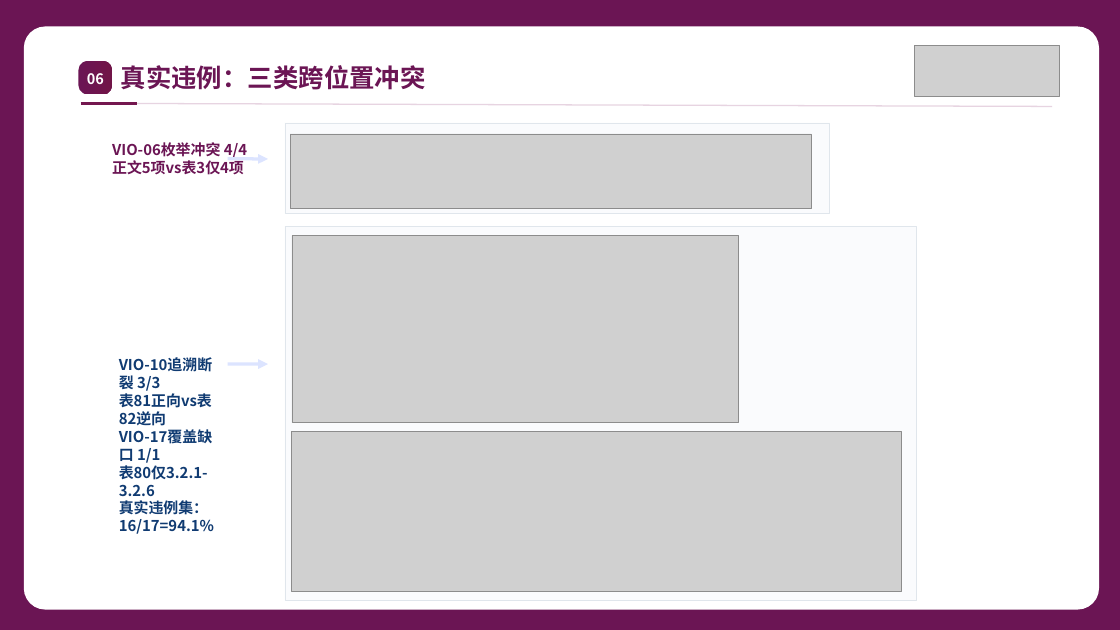
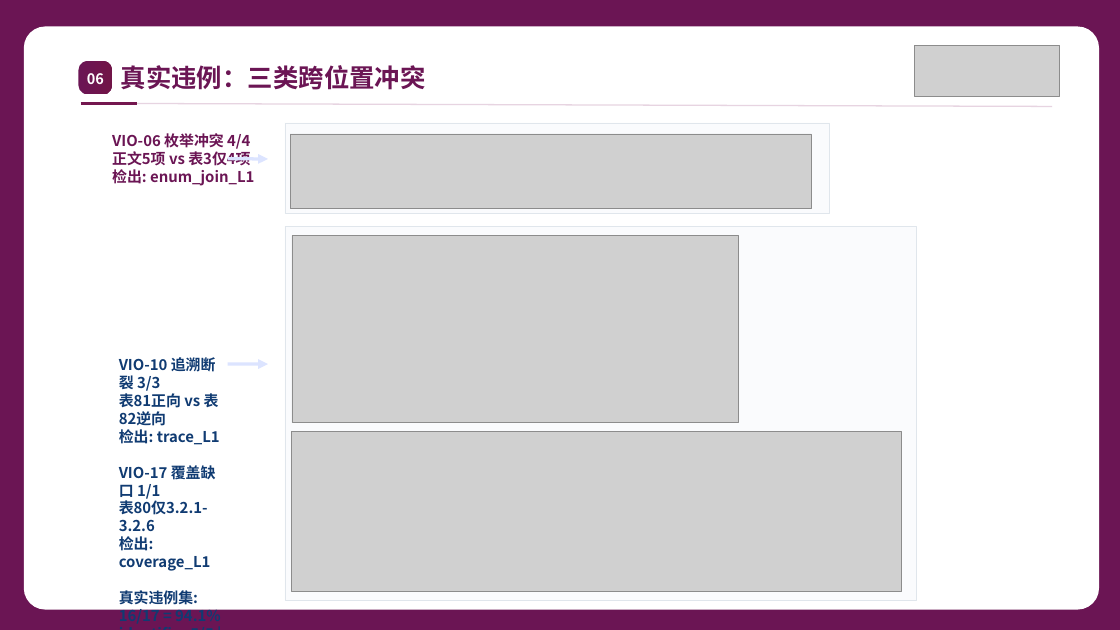
Before and after one commit to hongshi1/data-clean, a slide deck: slide 8 of docs/srs_project/paper/scenario1_aligned_to_scene3_4.pptx. Drawn at 1120x630 pixels with LibreOffice and Linux fonts; fonts in the diff are those of the drawing; grey boxes stand for pictures. Boxes give left, top, right and bottom in pixels: in the first picture for what was removed or moved away, otherwise in the second. Text is boxed around its words. In the diff, an @@ line names an element or a change of style, - is before the commit and + after.

```diff
--- a/docs/srs_project/paper/scenario1_aligned_to_scene3_4.pptx
+++ b/docs/srs_project/paper/scenario1_aligned_to_scene3_4.pptx
@@ text at (x1=112, y1=133, x2=254, y2=186): text changed @@
-VIO-06枚举冲突 4/4
-正文5项vs表3仅4项
+VIO-06 枚举冲突 4/4
+正文5项 vs 表3仅4项
+检出: enum_join_L1
@@ text at (x1=119, y1=357, x2=221, y2=624): text changed @@
-VIO-10追溯断裂 3/3
-表81正向vs表82逆向
-VIO-17覆盖缺口 1/1
-表80仅3.2.1-3.2.6
-真实违例集：16/17=94.1%
+VIO-10 追溯断裂 3/3
+表81正向 vs 表82逆向
+检出: trace_L1
+VIO-17 覆盖缺口 1/1
+表80仅3.2.1-3.2.6
+检出: coverage_L1
+真实违例集: 16/17 = 94.1%
+identifier 5/5 | enum 4/4 | trace 3/3
```
Also in this commit, not shown: 6 other slides changed, 1 other file.
